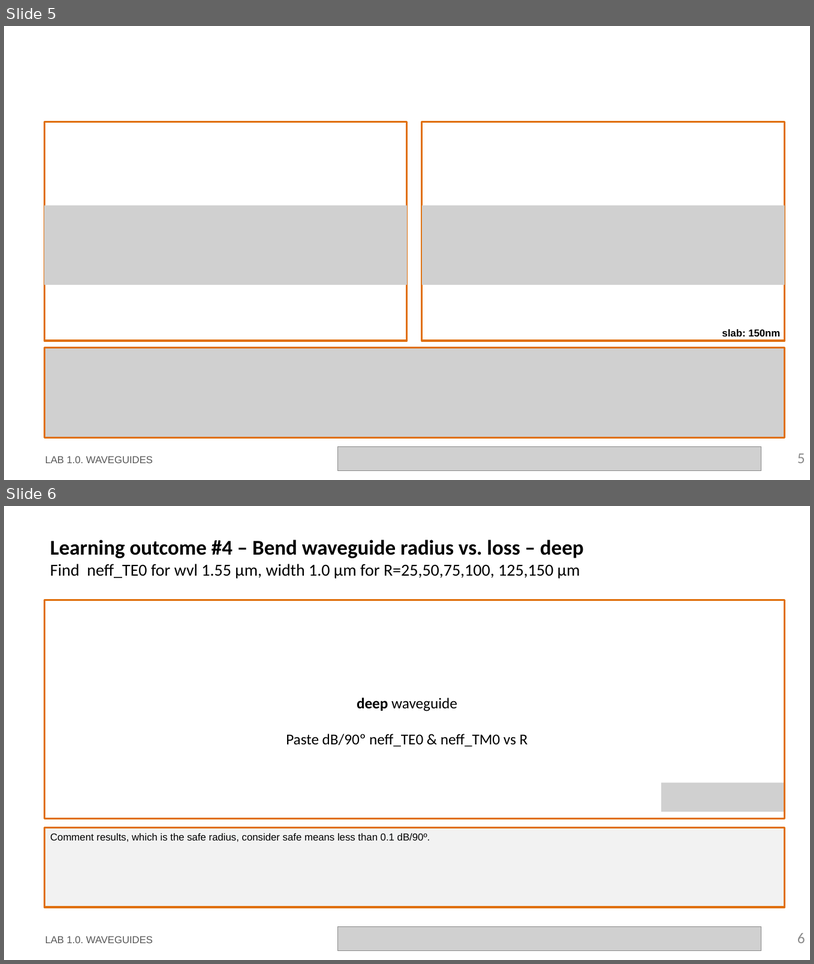
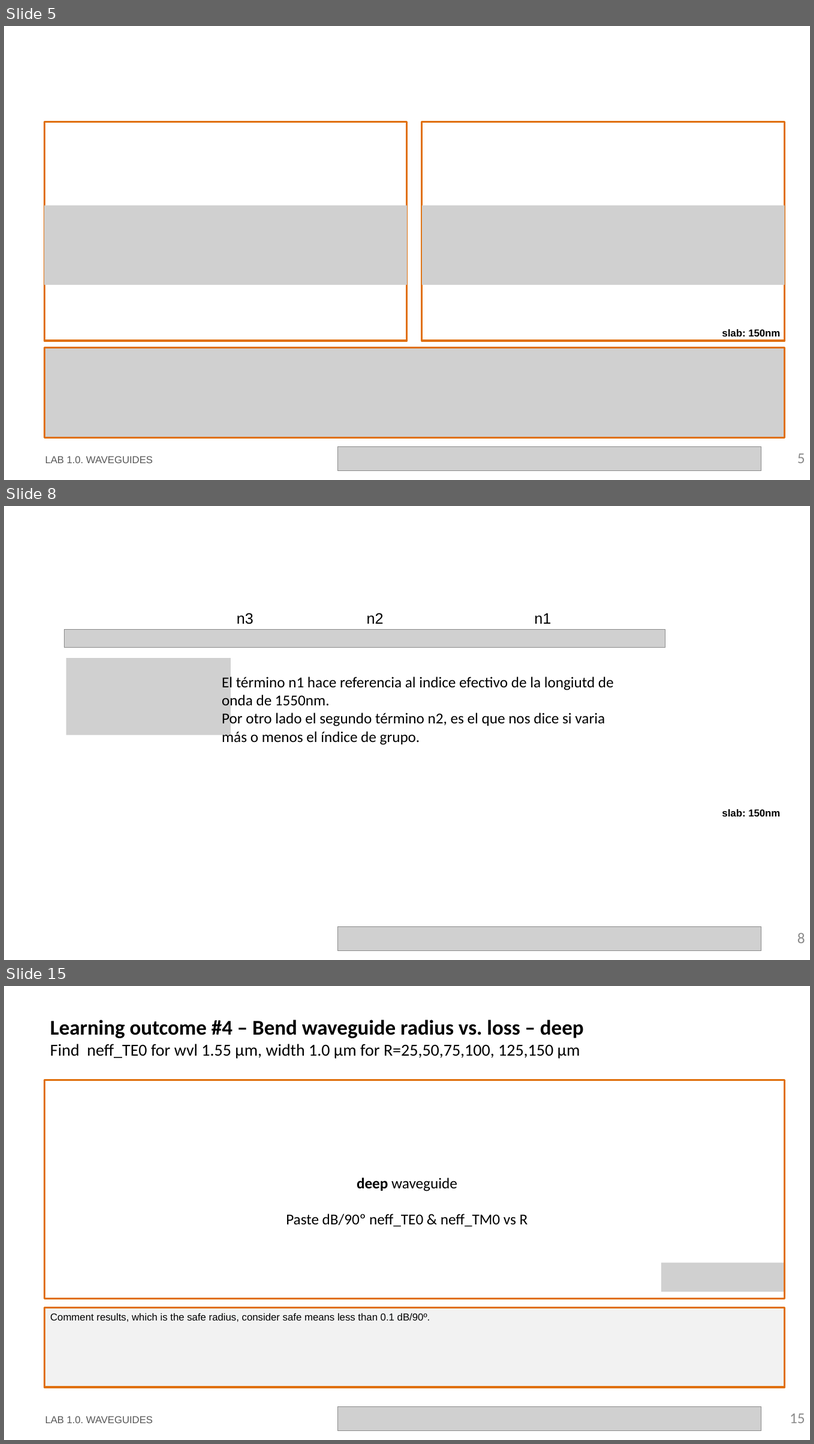
Before and after one commit to RobertoFernandezSevilla/pic-upv-lab1, a slide deck: LabBook_10.pptx. Shown one above the other, each under a label of ours: slides 5 and 6 before the commit, slides 5, 8 and 15 after it; the slides between them are not shown. The pictures are 814x964 and 814x1444 pixels, drawn with LibreOffice and Linux fonts; fonts in the diff are those of the drawing; grey boxes stand for pictures; background and template pictures are left out. Boxes give left, top, right and bottom in pixels: in the first picture for what was removed or moved away, otherwise in the second. Text is boxed around its words. In the diff, an @@ line names an element or a change of style, - is before the commit and + after.

```diff
--- a/LabBook_10.pptx
+++ b/LabBook_10.pptx
@@ slide 8 added at (4,506,810,960), background #FFFFFF @@
@@ text added at (237,613,551,624), 18 pt, text #000000 @@
+n3 n2 n1
@@ picture added at (65,630,666,648) @@
@@ picture added at (66,658,231,735) @@
@@ text added at (222,675,614,745), 18 pt, text #000000 @@
+El término n1 hace referencia al indice efectivo de la longiutd de onda de 1550nm.
+Por otro lado el segundo término n2, es el que nos dice si varia más o menos el índice de grupo.
@@ text added at (722,809,780,816), 12 pt, text #000000, bold @@
+slab: 150nm
@@ picture added at (338,927,762,951) @@
@@ page number added at (798,933,806,943), 18 pt, text #8C8C8C @@
+8
@@ what was slide 6 is now slide 15 @@
@@ page number at (790,1413,806,1423): text changed @@
-6
+15
```
Also in this commit, not shown: 8 other slides added, 1 other file.
